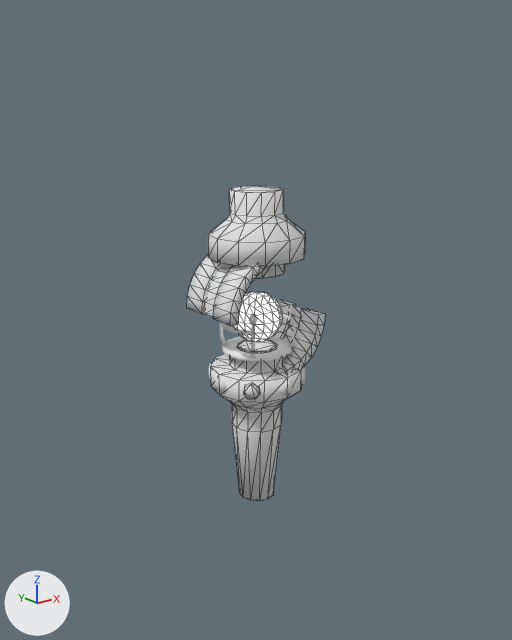
The glTF model shards/sandbox/props/crystal_spire/meshes/crystal_spire.glb: old version first, new version second.
Rendered twice from a camera (50 mm lens) standing at (-12.52, -15.59, 6.14) and looking at (0.18, 0.28, -0.2). The axes (+X, +Y, +Z) are drawn at lower left. The lights are the same throughout. Mesh edges are drawn as thin lines on the coarser meshes. Where no turn or scale is listed for an object, it has been applied to the vertices. Vertices at the same position are counted once.

The first picture shows 'Arc', 'Arc.001', 'Cube', 'Platform-convcol', 'PlatformCore', 'PlatformCore.001'.
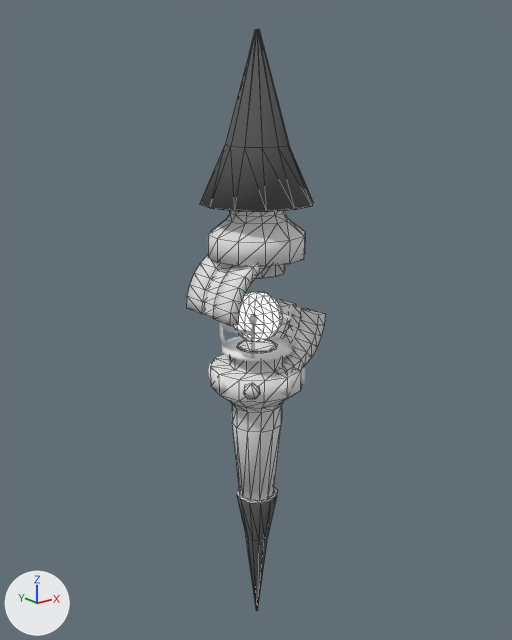
The change, as a list of edits to the scene's bpy script:
```text
Add mat_stone_dark:
    mat_stone_dark = principled_material('stone_dark')
    mat_stone_dark.base_color = (0.8, 0.8, 0.8)  # white #e7e7e7
    mat_stone_dark.roughness = 1.0
Add mat_grey:
    mat_grey = principled_material('grey')
    mat_grey.base_color = (0.1, 0.1, 0.1)  # dark grey #595959
    mat_grey.roughness = 1.0
Change me_cylinder_007:
    where me_cylinder_007.from_pydata(...)  # 84 vertices, 164 faces; spans x -1.4..1.4, y -1.4..1.4, z -1.47..0.88
    used by ob_platformcore_001; location = (0.0, 0.0, 2.84)
    me_cylinder_007 part 1: all 12 vertices in x -0.77..0.77, y -0.77..0.77, z 0.88 are moved by (0.0, 0.0, -0.39)
    add me_cylinder_007.materials.append(mat_stone_dark)  # white #e7e7e7
Add me_cone:
    me_cone.from_pydata(...)  # 36 vertices, 68 faces; spans x -1.61..1.61, y -1.61..1.61, z -2.16..2.36
    # faces by material slot: [58, 10]
    me_cone.materials.append(mat_grey)  # dark grey #595959
    me_cone.materials.append(mat_stone_dark)  # white #e7e7e7
Add ob_roof_001:
    ob_roof_001 = bpy.data.objects.new('Roof.001', me_cone)
    ob_roof_001.location = (0.0, 0.0, -8.0)
    ob_roof_001.rotation_euler = (-3.142, 0.0, 0.0)  # degrees (-180, 0, 0)
    ob_roof_001.scale = (0.412, 0.412, 1.0)
Add ob_roof:
    ob_roof = bpy.data.objects.new('Roof', me_cone)
    ob_roof.location = (0.0, 0.0, 5.49)
```

Pixel boxes (x1, y1, x2, y2) of what changed, in the pictures (512 x 640 px; the box of a moved part takes in the faces that stretch with it):
'Roof', added
    after: (200, 29, 313, 212)
'PlatformCore.001', reshaped
    before: (208, 186, 305, 278)
    after: (208, 211, 305, 278)
'Roof.001', added
    after: (236, 487, 277, 610)
    faces in mat_grey (dark grey #595959): (236, 494, 277, 610)
    faces in mat_stone_dark (white #e7e7e7): (236, 487, 277, 503)
part 1 of me_cylinder_007, moved or reshaped
    before: (229, 186, 284, 216)
    after: (230, 211, 284, 216)
